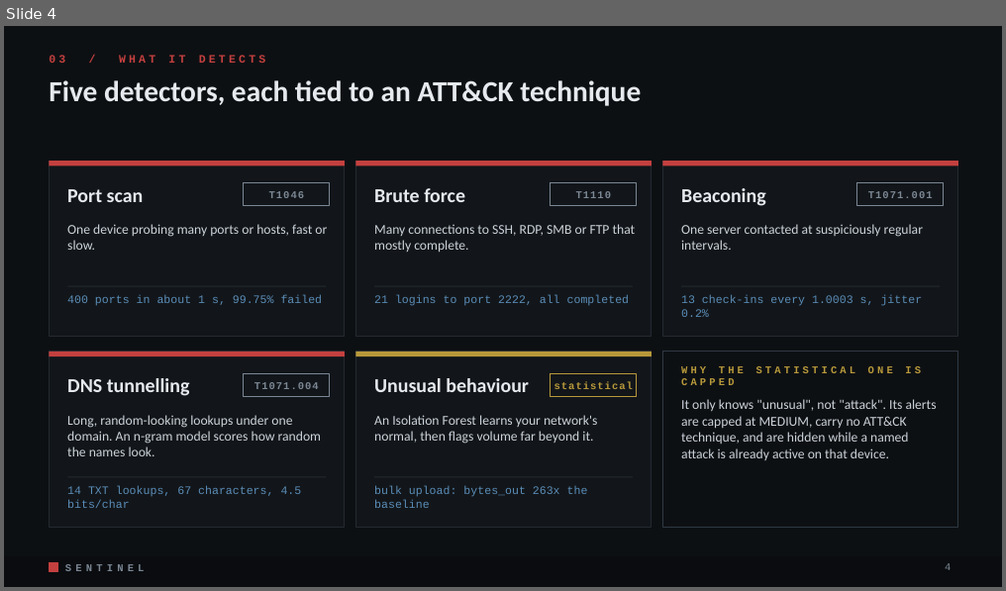
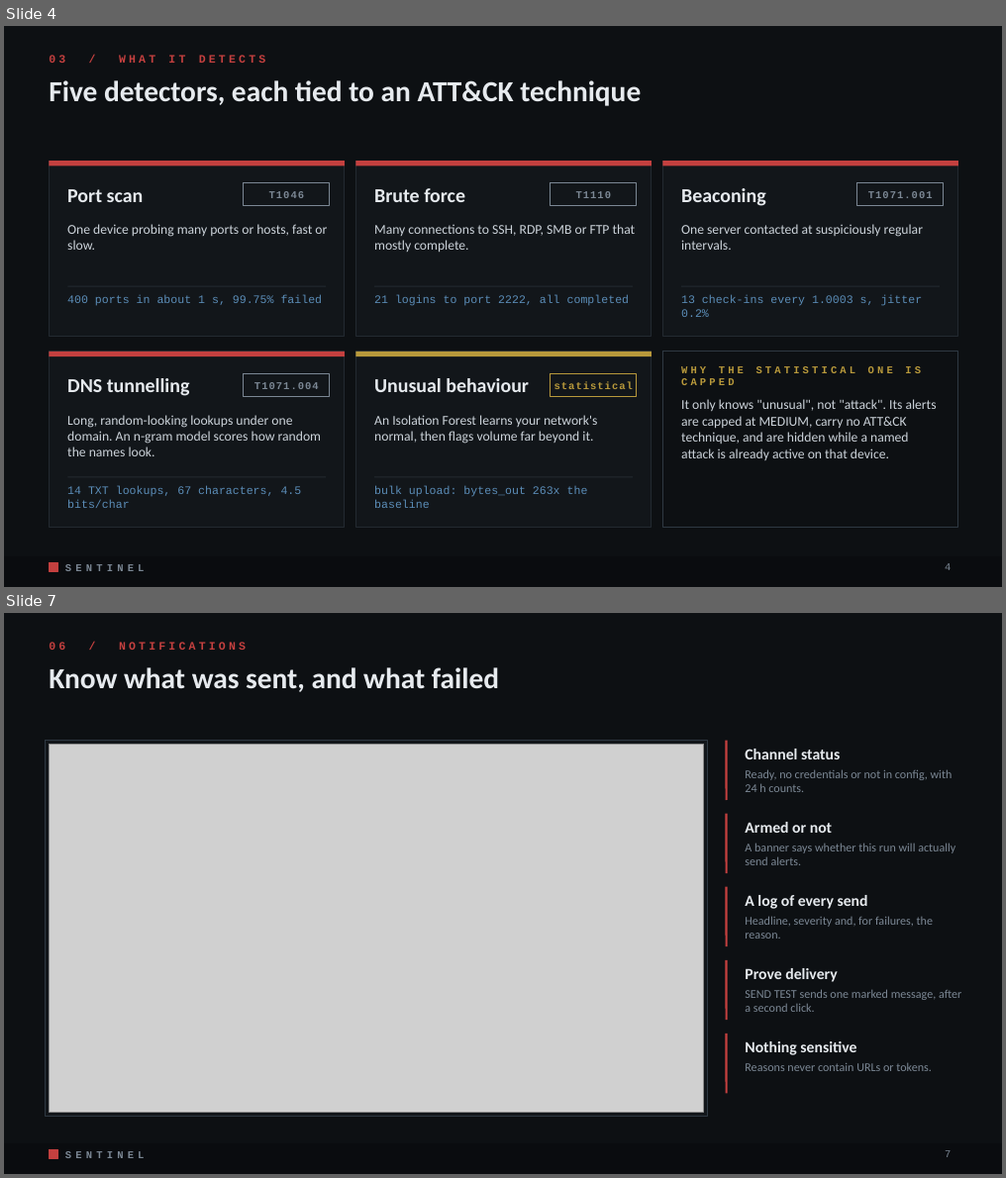
Before and after one commit to MRX-72/Hackt0b3r, a slide deck: docs/pitch/Sentinel_Pitch.pptx. Shown one above the other, each under a label of ours: slide 4 before the commit, slides 4 and 7 after it; the slides between them are not shown. The pictures are 1006x591 and 1006x1178 pixels, drawn with LibreOffice and Linux fonts; fonts in the diff are those of the drawing; grey boxes stand for pictures. Boxes give left, top, right and bottom in pixels: in the first picture for what was removed or moved away, otherwise in the second. Text is boxed around its words. In the diff, an @@ line names an element or a change of style, - is before the commit and + after.

Commit message:
Pitch deck: 19 slides with new console screenshots (notifications, devices, health), updated numbers, PDF export

```diff
--- a/docs/pitch/Sentinel_Pitch.pptx
+++ b/docs/pitch/Sentinel_Pitch.pptx
@@ slide 7 added at (4,613,1002,1174), background #0D1013; not listed: 3 template elements that a slide beside it also shows @@
@@ text added at (49,642,246,650), 11 pt, text #C4403F, bold @@
+06 / NOTIFICATIONS
@@ title added at (49,667,499,692), 28 pt, text #E6EAEE, bold @@
+Know what was sent, and what failed
@@ rectangle added at (46,741,708,1116), fill #12161A, outline #2F3943 1 pt @@
@@ picture added at (49,744,704,1112) @@
@@ line added from (727, 741) to (727, 800), #C4403F 2 pt @@
@@ text added at (745,749,840,760), 15 pt, text #E6EAEE, bold @@
+Channel status
@@ text added at (745,769,952,792), 11.5 pt, text #7B8794 @@
+Ready, no credentials or not in config, with 24 h counts.
@@ line added from (727, 814) to (727, 873), #C4403F 2 pt @@
@@ text added at (745,822,832,833), 15 pt, text #E6EAEE, bold @@
+Armed or not
@@ text added at (745,843,955,865), 11.5 pt, text #7B8794 @@
+A banner says whether this run will actually send alerts.
@@ line added from (727, 887) to (727, 947), #C4403F 2 pt @@
@@ text added at (745,895,868,909), 15 pt, text #E6EAEE, bold @@
+A log of every send
@@ text added at (745,916,933,939), 11.5 pt, text #7B8794 @@
+Headline, severity and, for failures, the reason.
@@ line added from (727, 960) to (727, 1020), #C4403F 2 pt @@
@@ text added at (745,968,837,982), 15 pt, text #E6EAEE, bold @@
+Prove delivery
@@ text added at (745,989,961,1012), 11.5 pt, text #7B8794 @@
+SEND TEST sends one marked message, after a second click.
@@ line added from (727, 1034) to (727, 1093), #C4403F 2 pt @@
@@ text added at (745,1042,856,1056), 15 pt, text #E6EAEE, bold @@
+Nothing sensitive
@@ text added at (745,1063,932,1071), 11.5 pt, text #7B8794 @@
+Reasons never contain URLs or tokens.
@@ page number added at (944,1151,950,1157), 10 pt, text #7B8794 @@
+7
```
Also in this commit, not shown: 11 slides changed, 2 other slides added, 8 other files.
